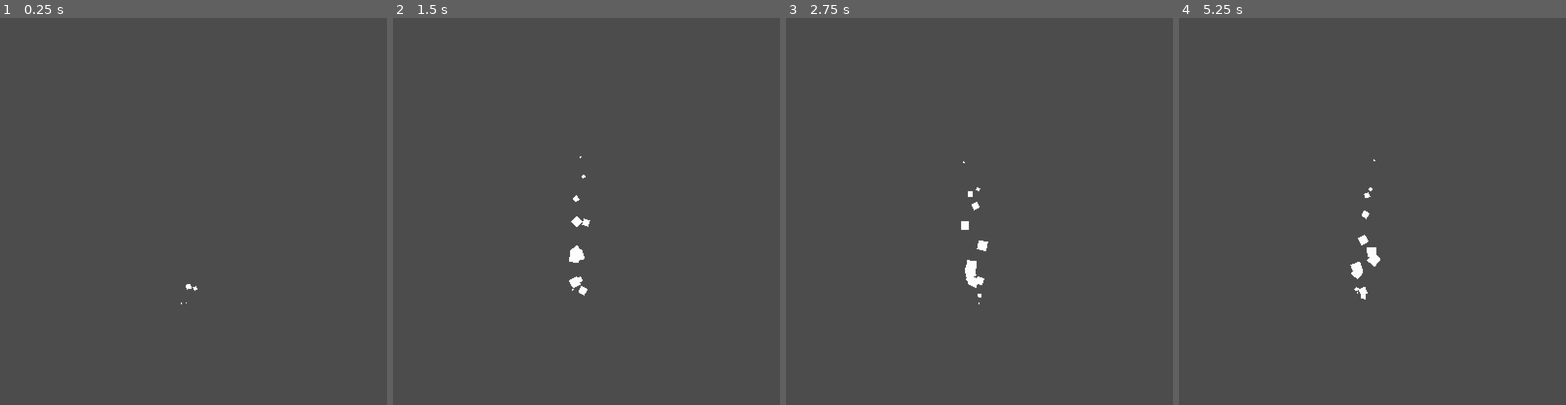
Above: before the commit, frames 1-4 (left to right).
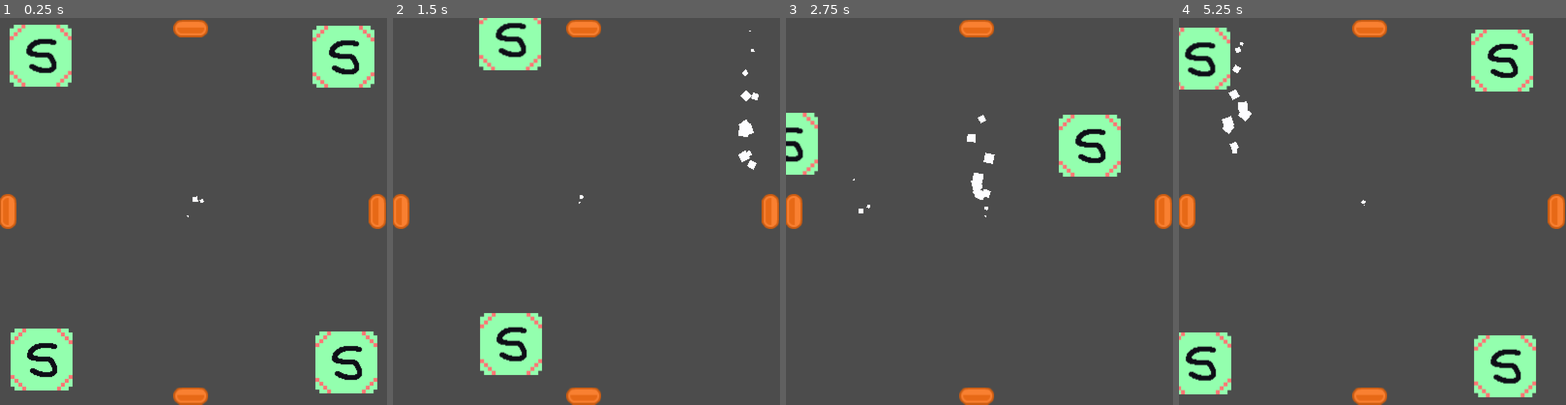
Above: after the commit, the same moments.

Repository: pixelpicosean/voltar
Game: Godot game, scene res://scene/PathSample.tscn
The game is run twice, just before and just after one commit, with the same random seed, the same clock (stepped at 60 frames per second) and the same inputs. The project has no main scene, so this scene is started directly.
Inputs (mouse positions are in pixels of both pictures, inside the frame that each line leads up to):
- Up to frame 1 (0.25 s): no input
- Up to frame 2 (1.5 s): move the mouse to (671, 192) at 0.52 s; move the mouse to (509, 230) at 1.27 s
- Up to frame 3 (2.75 s): move the mouse to (1018, 126) at 2.02 s
- Up to frame 4 (5.25 s): move the mouse to (1353, 288) at 2.77 s; move the mouse to (1488, 269) at 3.52 s; move the mouse to (1256, 153) at 4.27 s; move the mouse to (1391, 211) at 5.02 s

The runs differ from the first frame. In frame 1, 12% of the frame differs, in the area x 0-100%, y 0-100%; in frame 2, 6.7%; in frame 3, 6.0%; in frame 4, 11%.
Error before the commit: Attempt to call function 'connect' in base 'null instance' on a null instance.

Commit message:
More complex sample with camera, canvas layer and particle

Diff:
--- a/assets/scene/PathSample.json
+++ b/assets/scene/PathSample.json
@@ -6,8 +6,8 @@
             "type": "CPUParticles2D",
             "name": "CPUParticles2D",
             "position": {
-                "x": 193.232,
-                "y": 290.218
+                "x": 199.106,
+                "y": 203.607
             },
             "amount": 16,
             "angular_velocity": 360,
@@ -49,7 +49,104 @@
                 ]
             },
             "texture": "mask/particle",
+            "children": [
+                {
+                    "type": "Camera2D",
+                    "name": "Camera2D",
+                    "current": true,
+                    "children": []
+                }
+            ]
+        },
+        {
+            "type": "Sprite",
+            "name": "nine-slice",
+            "position": {
+                "x": 41.3684,
+                "y": 42.3372
+            },
+            "texture": "mask/nine-slice",
             "children": []
+        },
+        {
+            "type": "Sprite",
+            "name": "nine-slice2",
+            "position": {
+                "x": 354.203,
+                "y": 43.8412
+            },
+            "texture": "mask/nine-slice",
+            "children": []
+        },
+        {
+            "type": "Sprite",
+            "name": "nine-slice3",
+            "position": {
+                "x": 42.1204,
+                "y": 356.676
+            },
+            "texture": "mask/nine-slice",
+            "children": []
+        },
+        {
+            "type": "Sprite",
+            "name": "nine-slice4",
+            "position": {
+                "x": 357.211,
+                "y": 359.684
+            },
+            "texture": "mask/nine-slice",
+            "children": []
+        },
+        {
+            "type": "CanvasLayer",
+            "name": "CanvasLayer",
+            "has_transform": false,
+            "interactive": false,
+            "children": [
+                {
+                    "type": "Sprite",
+                    "name": "progress",
+                    "position": {
+                        "x": 197.186,
+                        "y": 10.8788
+                    },
+                    "texture": "mask/progress",
+                    "children": []
+                },
+                {
+                    "type": "Sprite",
+                    "name": "progress2",
+                    "position": {
+                        "x": 197.186,
+                        "y": 390.604
+                    },
+                    "texture": "mask/progress",
+                    "children": []
+                },
+                {
+                    "type": "Sprite",
+                    "name": "progress3",
+                    "position": {
+                        "x": 8.10806,
+                        "y": 199.957
+                    },
+                    "rotation": 1.57079,
+                    "texture": "mask/progress",
+                    "children": []
+                },
+                {
+                    "type": "Sprite",
+                    "name": "progress4",
+                    "position": {
+                        "x": 390.187,
+                        "y": 199.957
+                    },
+                    "rotation": 1.57079,
+                    "texture": "mask/progress",
+                    "children": []
+                }
+            ]
         }
     ]
 }
--- a/assets/scene/PathSample.tscn
+++ b/assets/scene/PathSample.tscn
@@ -1,22 +1,16 @@
-[gd_scene load_steps=4 format=2]
+[gd_scene load_steps=6 format=2]
 
 [ext_resource path="res://image/sprites/mask/particle.png" type="Texture" id=1]
+[ext_resource path="res://image/sprites/mask/nine-slice.png" type="Texture" id=2]
+[ext_resource path="res://image/sprites/mask/progress.png" type="Texture" id=3]
 
 [sub_resource type="GDScript" id=2]
 
 script/source = "extends Node2D
 
-func _ready():
-	$vn.connect(\"screen_entered\", self, \"_on_vn_enter\")
-	$vn.connect(\"screen_exited\", self, \"_on_vn_exit\")
-
-	$anim.play(\"move\")
-
-func _on_vn_enter():
-	print(\"enter v\")
-
-func _on_vn_exit():
-	print(\"exit v\")
+func _unhandled_input(event):
+	if event is InputEventMouseMotion:
+		$CPUParticles2D.position = event.position
 "
 
 [sub_resource type="Curve" id=3]
@@ -27,7 +21,7 @@
 script = SubResource( 2 )
 
 [node name="CPUParticles2D" type="CPUParticles2D" parent="."]
-position = Vector2( 193.232, 290.218 )
+position = Vector2( 199.106, 203.607 )
 amount = 16
 local_coords = false
 texture = ExtResource( 1 )
@@ -37,3 +31,42 @@
 angular_velocity = 360.0
 angular_velocity_random = 1.0
 scale_amount_curve = SubResource( 3 )
+
+[node name="Camera2D" type="Camera2D" parent="CPUParticles2D"]
+current = true
+
+[node name="nine-slice" type="Sprite" parent="."]
+position = Vector2( 41.3684, 42.3372 )
+texture = ExtResource( 2 )
+
+[node name="nine-slice2" type="Sprite" parent="."]
+position = Vector2( 354.203, 43.8412 )
+texture = ExtResource( 2 )
+
+[node name="nine-slice3" type="Sprite" parent="."]
+position = Vector2( 42.1204, 356.676 )
+texture = ExtResource( 2 )
+
+[node name="nine-slice4" type="Sprite" parent="."]
+position = Vector2( 357.211, 359.684 )
+texture = ExtResource( 2 )
+
+[node name="CanvasLayer" type="CanvasLayer" parent="."]
+
+[node name="progress" type="Sprite" parent="CanvasLayer"]
+position = Vector2( 197.186, 10.8788 )
+texture = ExtResource( 3 )
+
+[node name="progress2" type="Sprite" parent="CanvasLayer"]
+position = Vector2( 197.186, 390.604 )
+texture = ExtResource( 3 )
+
+[node name="progress3" type="Sprite" parent="CanvasLayer"]
+position = Vector2( 8.10806, 199.957 )
+rotation = 1.57079
+texture = ExtResource( 3 )
+
+[node name="progress4" type="Sprite" parent="CanvasLayer"]
+position = Vector2( 390.187, 199.957 )
+rotation = 1.57079
+texture = ExtResource( 3 )
